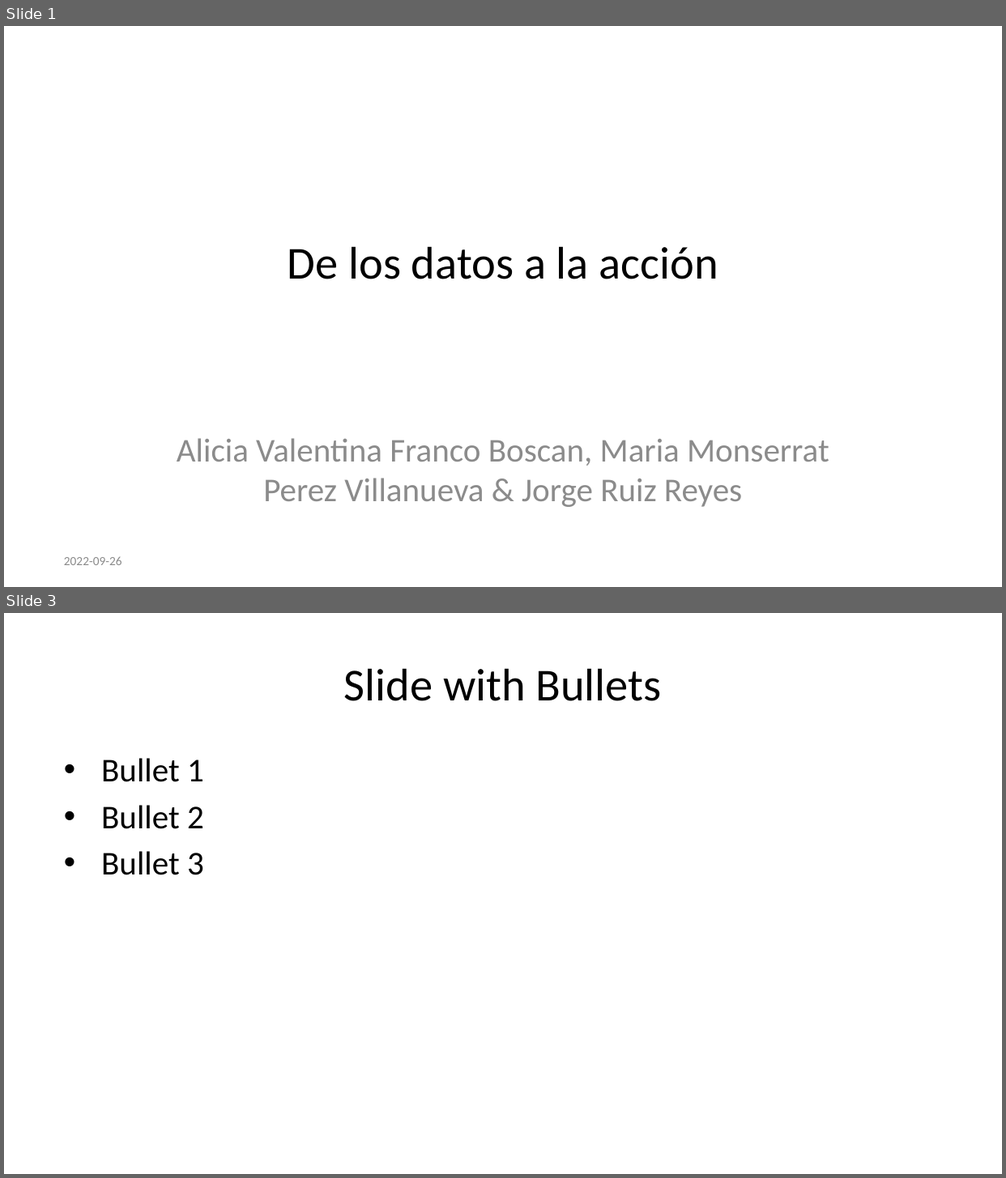
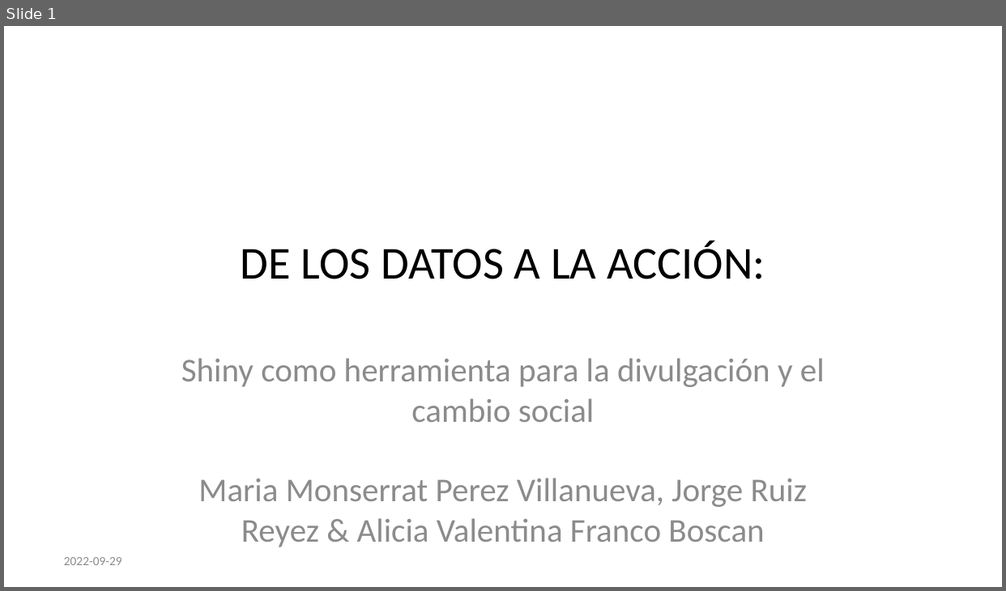
Before and after one commit to datacivica/ppt-huelladecuidados-LatinR, a slide deck: ppt-LatinR.pptx. Shown one above the other, each under a label of ours: slides 1 and 3 before the commit, slide 1 after it; the slides between them are not shown. The pictures are 1006x1178 and 1006x591 pixels, drawn with LibreOffice and Linux fonts; fonts in the diff are those of the drawing. Boxes give left, top, right and bottom in pixels: in the first picture for what was removed or moved away, otherwise in the second. Text is boxed around its words. In the diff, an @@ line names an element or a change of style, - is before the commit and + after.

```diff
--- a/ppt-LatinR.pptx
+++ b/ppt-LatinR.pptx
@@ slide 3 removed at box(4, 613, 1002, 1174), background #FFFFFF @@
@@ title removed at box(344, 668, 662, 701) @@
-Slide with Bullets
@@ text removed at box(101, 758, 204, 875) @@
-• Bullet 1
-• Bullet 2
-• Bullet 3
@@ slide 1 changed as well @@
@@ title at box(241, 241, 765, 280): text changed @@
-De los datos a la acción
+DE LOS DATOS A LA ACCIÓN:
@@ subtitle at box(181, 358, 825, 548): text changed @@
-Alicia Valentina Franco Boscan, Maria Monserrat Perez Villanueva & Jorge Ruiz Reyes
+Shiny como herramienta para la divulgación y el cambio social
+Maria Monserrat Perez Villanueva, Jorge Ruiz Reyez & Alicia Valentina Franco Boscan
@@ text at box(64, 557, 122, 565): text changed @@
-2022-09-26
+2022-09-29
```
Also in this commit, not shown: 24 slides added, 3 other slides removed, 29 other files.
